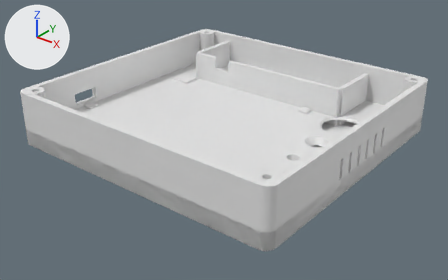
The Blender file enclosure/fall_sensor_enclosure.blend: old version first, new version second.
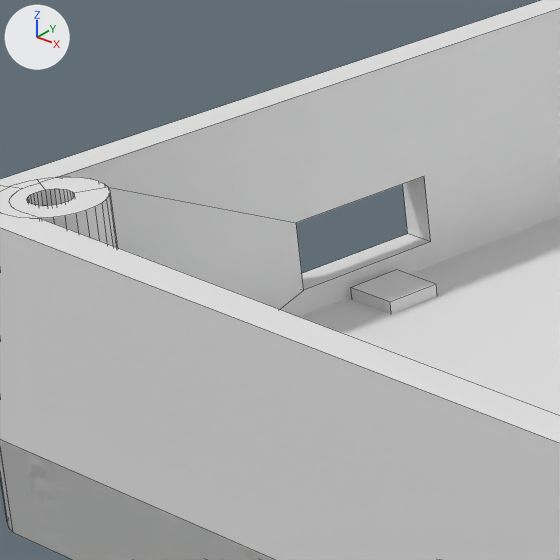
Each version is shown whole from a camera (50 mm lens) standing at (139.6, -177.4, 107.1) and looking at (1.8, -5.1, 0.2), then close up on the part from 6% to 26% of the width and 21% to 53% of the height. Lighting does not change. The marker at upper left points along +X, +Y and +Z. The last two pictures show the newer version. The close-ups show mesh edges as thin lines.

Script lines for the objects in view, before the commit:
```python
me_base_body = bpy.data.meshes.new('Base_Body')
me_base_body.from_pydata(...)  # 916 vertices, 445 faces; spans x -58.4..58.4, y -55.4..55.4, z 0.0..21.5
me_lid_body = bpy.data.meshes.new('Lid_Body')
me_lid_body.from_pydata(...)  # 1358 vertices, 698 faces; spans x -58.4..58.4, y -55.4..55.4, z 0.0..6.5
ob_base_body = bpy.data.objects.new('Base_Body', me_base_body)
ob_base_body.location = (0.0, 0.0, 0.0)
ob_lid_body = bpy.data.objects.new('Lid_Body', me_lid_body)
ob_lid_body.location = (0.0, 0.0, 0.0)
```
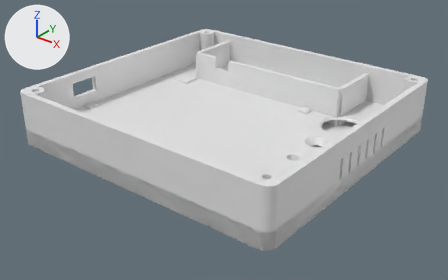
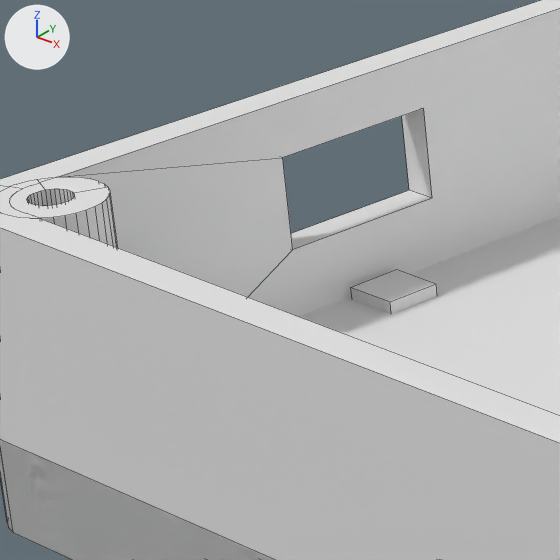
What differs and where, as boxes [x1, y1, x2, y2] in the close-ups (560 x 560 px; the box of a moved part takes in the faces that stretch with it):
part 1 of me_base_body, moved or reshaped: [58, 9, 560, 316] in both

The change in detail:
me_base_body has 916 vertices, 445 faces and spans x -58.4..58.4, y -55.4..55.4, z 0.0..21.5.
me_base_body is used by ob_base_body; location (0.0, 0.0, 0.0).
Part 1, on me_base_body:
Vertex 860 of me_base_body moves from (-56.0, -19.5, 8.2) at pixel (430, 241) to (-56.0, -19.0, 11.2) at pixel (432, 198).
Vertex 861 of me_base_body moves from (-58.4, -19.5, 8.2) at pixel (407, 233) to (-58.4, -19.0, 11.2) at pixel (409, 190).
Vertex 862 of me_base_body moves from (-58.4, -19.5, 13.0) to (-58.4, -19.0, 17.8).
Vertex 863 of me_base_body moves from (-56.0, -19.5, 13.0) at pixel (424, 176) to (-56.0, -19.0, 17.8) at pixel (423, 108).
Vertex 864 of me_base_body moves from (-58.4, -30.5, 8.2) to (-58.4, -31.0, 11.2).
Vertex 865 of me_base_body moves from (-56.0, -30.5, 8.2) at pixel (303, 290) to (-56.0, -31.0, 11.2) at pixel (292, 249).
Vertex 866 of me_base_body moves from (-56.0, -30.5, 13.0) at pixel (296, 222) to (-56.0, -31.0, 17.8) at pixel (282, 157).
Vertex 867 of me_base_body moves from (-58.4, -30.5, 13.0) to (-58.4, -31.0, 17.8).
